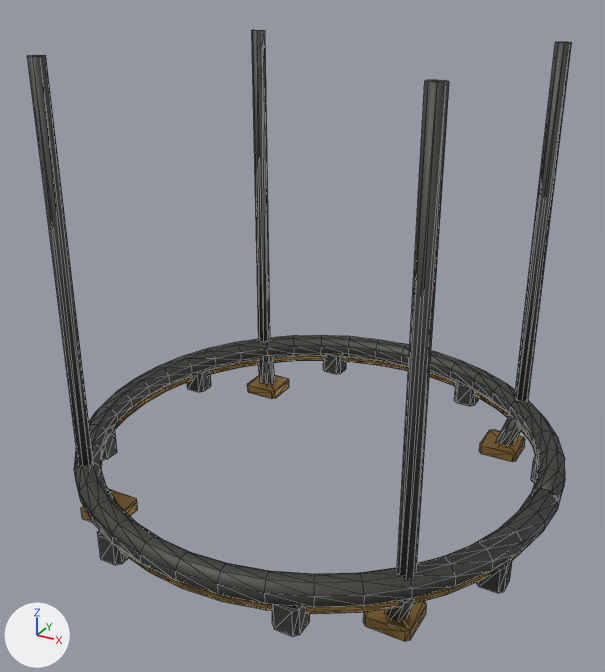
The glTF model godot/assets/kit/ruins/b2_seal_ring.glb: old version first, new version second.
Both versions are drawn from a camera (50 mm lens) standing at (4.19, -8.04, 8.76) and looking at (-0.07, -0.29, 4.88). The lights are fixed; the arrows at lower left show +X, +Y and +Z. The older version comes first. Mesh edges are drawn as thin lines. Vertices at exactly the same position are counted once.

Names of what the first picture shows: 'b2_seal_ring'.
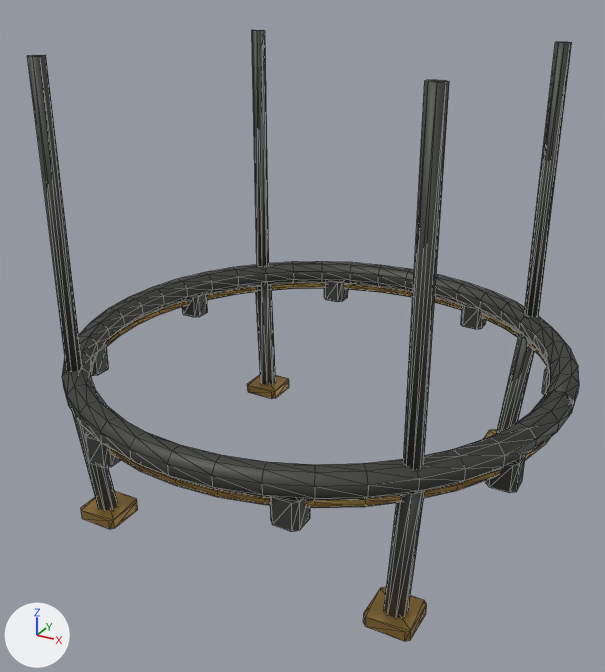
Changed parts and their boxes [x1, y1, x2, y2] in the pictures (605 x 672 px; the box of a moved part takes in the faces that stretch with it):
'b2_seal_ring', reshaped
    before: [27, 30, 572, 641]
    after: [27, 30, 579, 641]
part 1 of me_b2_seal_ring, moved or reshaped
    before: [74, 335, 565, 608]
    after: [62, 261, 579, 501]
part 2 of me_b2_seal_ring, moved or reshaped
    before: [531, 456, 538, 483]
    after: [542, 368, 550, 395]
part 3 of me_b2_seal_ring, moved or reshaped
    before: [454, 382, 479, 406]
    after: [461, 304, 486, 329]
part 4 of me_b2_seal_ring, moved or reshaped
    before: [323, 355, 346, 374]
    after: [324, 281, 348, 302]
part 5 of me_b2_seal_ring, moved or reshaped
    before: [187, 369, 211, 392]
    after: [182, 294, 208, 317]
part 6 of me_b2_seal_ring, moved or reshaped
    before: [102, 429, 117, 460]
    after: [91, 344, 109, 376]
part 7 of me_b2_seal_ring, moved or reshaped
    before: [98, 530, 128, 565]
    after: [86, 431, 120, 468]
part 8 of me_b2_seal_ring, moved or reshaped
    before: [272, 604, 310, 636]
    after: [270, 497, 310, 531]
part 9 of me_b2_seal_ring, moved or reshaped
    before: [476, 558, 513, 593]
    after: [486, 455, 525, 493]
part 10 of me_b2_seal_ring, moved or reshaped
    before: [114, 356, 533, 614]
    after: [105, 283, 551, 508]
part 11 of me_b2_seal_ring, moved or reshaped
    before: [27, 56, 93, 466]
    after: [27, 56, 118, 510]
part 12 of me_b2_seal_ring, moved or reshaped
    before: [252, 31, 275, 384]
    after: [252, 31, 276, 385]
part 13 of me_b2_seal_ring, moved or reshaped
    before: [385, 81, 449, 621]
    after: [384, 81, 449, 618]
part 14 of me_b2_seal_ring, moved or reshaped
    before: [497, 42, 572, 445]
    after: [496, 42, 572, 434]

Patch to the scene script:
```diff
--- a/godot/assets/kit/ruins/b2_seal_ring.glb.py
+++ b/godot/assets/kit/ruins/b2_seal_ring.glb.py
@@ me_b2_seal_ring @@
 # used by ob_b2_seal_ring; location = (0.0, 0.0, 0.0)
-me_b2_seal_ring.from_pydata(...)  # 956 vertices, 1796 faces; spans x -2.95..2.95, y -2.95..2.95, z 2.76..8.0
+me_b2_seal_ring.from_pydata(...)  # 956 vertices, 1796 faces; spans x -2.95..2.95, y -2.95..2.95, z 2.79..8.0
+# me_b2_seal_ring part 1: the loose piece of 328 vertices spanning x -2.95..2.95, y -2.95..2.95, z 3.25..3.55 is moved by (0.0, 0.0, 1.2)
+# me_b2_seal_ring part 2: the loose piece of 16 vertices spanning x 2.44..2.74, y 0.92..1.22, z 3.0..3.3 is moved by (0.0, 0.0, 1.2)
+# me_b2_seal_ring part 3: the loose piece of 16 vertices spanning x 0.92..1.22, y 2.44..2.74, z 3.0..3.3 is moved by (0.0, 0.0, 1.2)
+# me_b2_seal_ring part 4: the loose piece of 16 vertices spanning x -1.22..-0.92, y 2.44..2.74, z 3.0..3.3 is moved by (0.0, 0.0, 1.2)
+# me_b2_seal_ring part 5: the loose piece of 16 vertices spanning x -2.74..-2.44, y 0.92..1.22, z 3.0..3.3 is moved by (0.0, 0.0, 1.2)
+# me_b2_seal_ring part 6: the loose piece of 16 vertices spanning x -2.74..-2.44, y -1.22..-0.92, z 3.0..3.3 is moved by (0.0, 0.0, 1.2)
+# me_b2_seal_ring part 7: the loose piece of 16 vertices spanning x -1.22..-0.92, y -2.74..-2.44, z 3.0..3.3 is moved by (0.0, 0.0, 1.2)
+# me_b2_seal_ring part 8: the loose piece of 16 vertices spanning x 0.92..1.22, y -2.74..-2.44, z 3.0..3.3 is moved by (0.0, 0.0, 1.2)
+# me_b2_seal_ring part 9: the loose piece of 16 vertices spanning x 2.44..2.74, y -1.22..-0.92, z 3.0..3.3 is moved by (0.0, 0.0, 1.2)
+# me_b2_seal_ring part 10: the loose piece of 244 vertices spanning x -2.85..2.85, y -2.85..2.85, z 3.14..3.26 is moved by (0.0, 0.0, 1.2)
+# me_b2_seal_ring part 11: 24 of 956 vertices moved; they spanned x -2.09..-1.73, y -2.09..-1.73, z 2.76..3.5 and now span x -2.1..-1.73, y -2.1..-1.73, z 2.79..4.7; mean shift (0.0, 0.0, 0.8); largest move (-2.02, -2.09, 3.26) -> (-1.94, -2.1, 4.49)
+# me_b2_seal_ring part 12: 24 of 956 vertices moved; they spanned x -2.09..-1.73, y 1.73..2.09, z 2.76..3.5 and now span x -2.1..-1.73, y 1.73..2.1, z 2.79..4.7; mean shift (0.0, 0.0, 0.8); largest move (-2.09, 2.02, 3.26) -> (-1.94, 1.87, 4.51)
+# me_b2_seal_ring part 13: 24 of 956 vertices moved; they spanned x 1.73..2.09, y -2.09..-1.73, z 2.76..3.5 and now span x 1.73..2.1, y -2.1..-1.73, z 2.79..4.7; mean shift (0.0, 0.0, 0.8); largest move (2.02, -2.09, 3.26) -> (1.94, -2.1, 4.49)
+# me_b2_seal_ring part 14: 24 of 956 vertices moved; they spanned x 1.73..2.09, y 1.73..2.09, z 2.76..3.5 and now span x 1.73..2.1, y 1.73..2.1, z 2.79..4.7; mean shift (0.0, 0.0, 0.8); largest move (2.09, 2.02, 3.26) -> (1.94, 1.87, 4.51)
+# other edits to the shape of me_b2_seal_ring do not show in these pictures
 me_b2_seal_ring.materials.append(mat_graphite)
```
